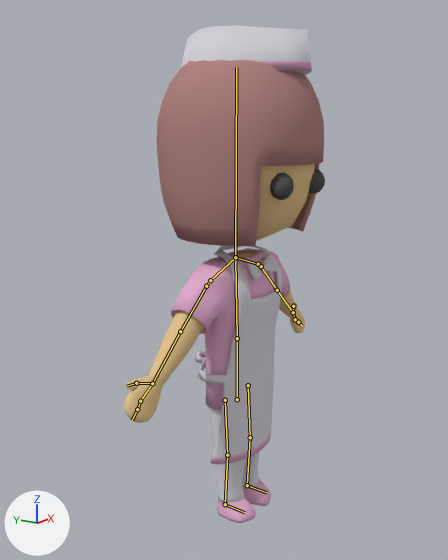
One commit to the Blender file Assets/Resources/Models/IceCreamMan.blend: the scene before it, then after it.
Both versions are drawn from a 50 mm lens placed at (-6.85, -4.42, 5.43), pointed at (-0.08, 0.19, 3.4). Lighting does not change. The marker at lower left points along +X, +Y and +Z. The bones that bend it are drawn over the model as lines.

In view in the first picture: 'Apron', 'ApronRibbon', 'ApronRibbonRopeR', 'Body', 'BowtieRibbon', 'BowtieTie', 'Hair', 'IceCreamHat', 'Pants', 'Shirt', 'Shoes'.
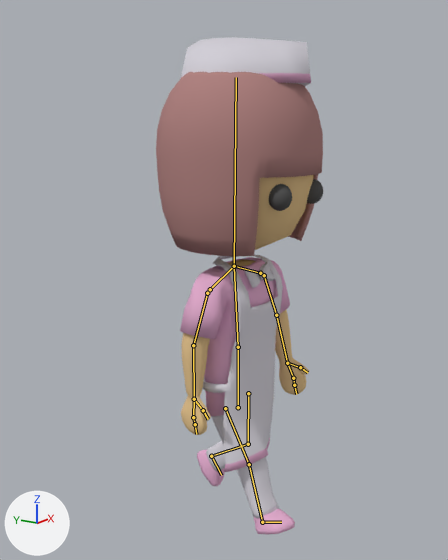
The newer file adds an action. The first version stands in its rest pose; the second is drawn at frame 20 of the action 'Forward2'.

Location of each change, [x1, y1, x2, y2] in pixels of the pictures (448 x 560 px):
'Hair', posed
    before: [157, 60, 324, 246]
    after: [156, 72, 323, 256]
'Body', posed
    before: [124, 164, 325, 423]
    after: [181, 175, 323, 435]
'Apron', posed
    before: [200, 246, 283, 464]
    after: [202, 254, 283, 472]
'Shirt', posed (7% narrower)
    before: [171, 248, 290, 410]
    after: [180, 257, 290, 416]
'IceCreamHat', posed
    before: [181, 25, 312, 75]
    after: [181, 37, 311, 86]
'Pants', posed
    before: [209, 408, 259, 504]
    after: [206, 415, 279, 518]
'Shoes', posed
    before: [217, 478, 271, 523]
    after: [197, 449, 295, 535]
'BowtieRibbon', posed
    before: [246, 254, 277, 280]
    after: [244, 262, 276, 288]
'BowtieTie', posed
    before: [258, 262, 269, 272]
    after: [257, 270, 267, 281]
bone 'LowerBody', root to tip
    before: (237, 399) to (237, 338)
    after: (238, 407) to (238, 347)
bone 'UpperBody', root to tip
    before: (237, 338) to (235, 257)
    after: (238, 347) to (234, 266)
bone 'Shoulder.L', root to tip
    before: (210, 280) to (206, 286)
    after: (210, 289) to (207, 293)
bone 'Hand.L', root to tip
    before: (152, 383) to (140, 401)
    after: (194, 399) to (193, 417)
bone 'Thumb.L', root to tip
    before: (152, 383) to (136, 383)
    after: (194, 399) to (203, 410)
bone 'Head', root to tip
    before: (235, 257) to (236, 67)
    after: (234, 266) to (236, 77)
bone 'CollarBone.R', root to tip
    before: (235, 257) to (258, 264)
    after: (234, 266) to (260, 273)
bone 'Hand.R', root to tip
    before: (293, 312) to (295, 319)
    after: (287, 363) to (293, 378)
bone 'Thumb.R', root to tip
    before: (293, 312) to (293, 306)
    after: (287, 363) to (300, 367)
bone 'Foot.L', root to tip
    before: (225, 504) to (244, 512)
    after: (262, 522) to (281, 522)

The edits, one by one:
Bone 'LowerBody' (bone_lowerbody) moves from (0.0, 0.0, 0.0) to (0.0, -0.12, 0.01).
Bone 'UpperBody' (bone_upperbody) turns from (0, 0, 0) to (-2, 0, 0) degrees about its own x, y and z.
Bone 'Shoulder.L' (bone_shoulder_l) turns from (0, 0, 0) to (21, 7, 18) degrees about its own x, y and z.
Bone 'Hand.L' (bone_hand_l) moves from (0.0, 0.0, 0.0) to (-0.05, -0.03, -0.07).
Bone 'Hand.L' (bone_hand_l) turns from (0, 0, 0) to (10, -35, 1) degrees about its own x, y and z.
Bone 'Thumb.L' (bone_thumb_l) moves from (0.0, 0.0, 0.0) to (-0.05, -0.07, -0.03).
Bone 'Thumb.L' (bone_thumb_l) turns from (0, 0, 0) to (-1, -18, 32) degrees about its own x, y and z.
Bone 'Head' (bone_head) turns from (0, 0, 0) to (2, 0, 0) degrees about its own x, y and z.
Bone 'CollarBone.R' (bone_collarbone_r) turns from (0, 0, 0) to (0, 2, -6) degrees about its own x, y and z.
Bone 'Hand.R' (bone_hand_r) moves from (0.0, 0.0, 0.0) to (0.05, -0.03, -0.07).
Bone 'Hand.R' (bone_hand_r) turns from (0, 0, 0) to (10, 35, -1) degrees about its own x, y and z.
Bone 'Thumb.R' (bone_thumb_r) moves from (0.0, 0.0, 0.0) to (0.05, -0.07, -0.03).
Bone 'Thumb.R' (bone_thumb_r) turns from (0, 0, 0) to (-1, 18, -32) degrees about its own x, y and z.
Bone 'Foot.L' (bone_foot_l) turns from (0, 0, 0) to (1, -5, -9) degrees about its own x, y and z.
Bone 'HandIK.L' (bone_handik_l) moves from (0.0, 0.0, 0.0) to (0.84, 0.03, -0.52).
Bone 'FootIK.L' (bone_footik_l) moves from (0.0, 0.0, 0.0) to (-0.08, -0.67, 0.03).
Bone 'Elbow.L' (bone_elbow_l) moves from (0.0, 0.0, 0.0) to (0.09, 0.0, 0.56).
Bone 'HandIK.R' (bone_handik_r) moves from (0.0, 0.0, 0.0) to (-0.86, -0.38, -0.5).
Bone 'FootIK.R' (bone_footik_r) moves from (0.0, 0.0, 0.0) to (0.04, 0.69, 0.26).
Bone 'Elbow.R' (bone_elbow_r) moves from (0.0, 0.0, 0.0) to (-0.09, 0.0, 0.81).
